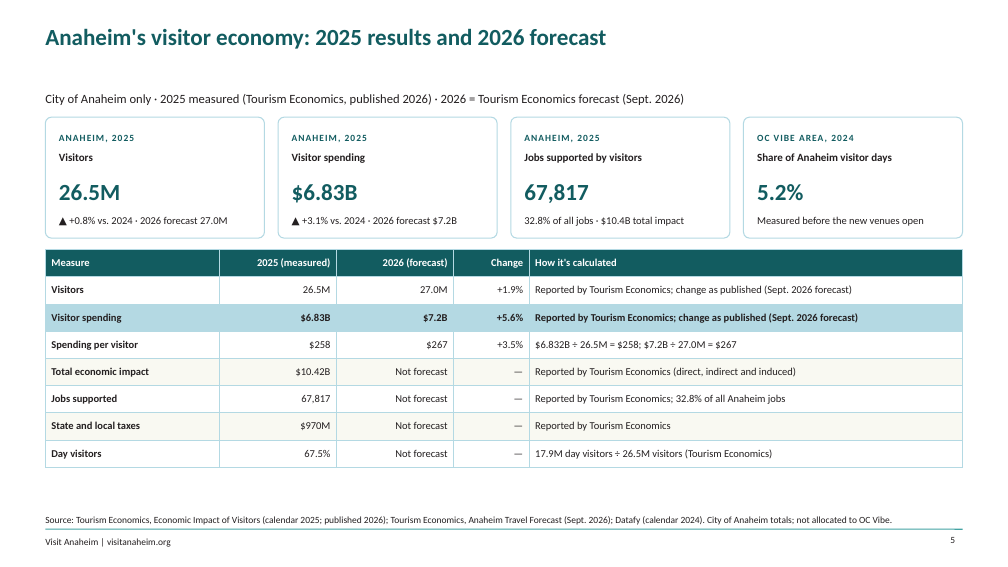
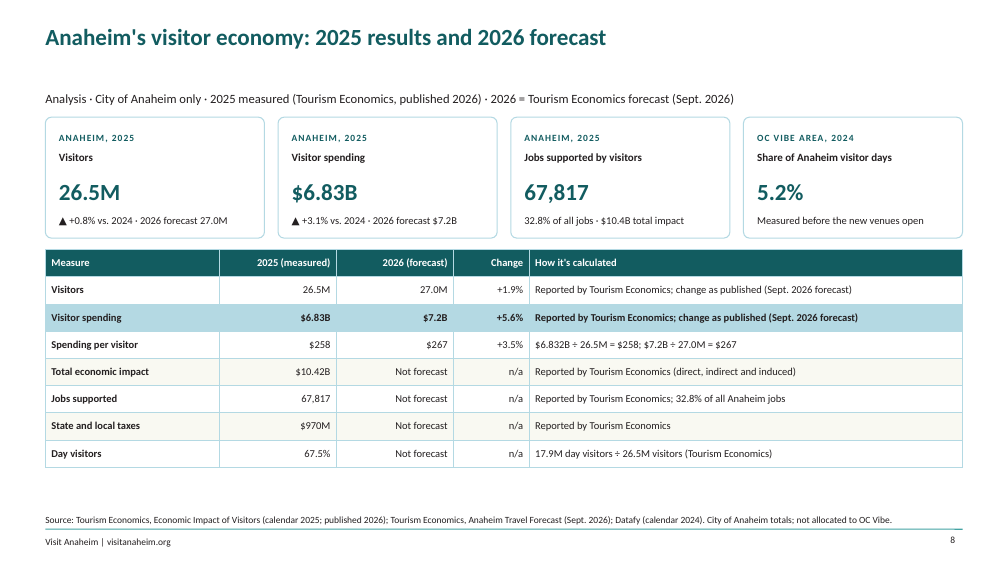
Before and after one commit to bi-visitanaheim/oc-vibe-insights, a slide deck: slide 8 of pipeline/OC_Vibe_Insights.pptx (slide 5 before the commit). Drawn at 1008x567 pixels with LibreOffice and Linux fonts; fonts in the diff are those of the drawing; background and template pictures are left out. Boxes give left, top, right and bottom in pixels: in the first picture for what was removed or moved away, otherwise in the second. Text is boxed around its words. In the diff, an @@ line names an element or a change of style, - is before the commit and + after.

```diff
--- a/pipeline/OC_Vibe_Insights.pptx
+++ b/pipeline/OC_Vibe_Insights.pptx
@@ text at (45,94,734,105): text changed @@
-City of Anaheim only · 2025 measured (Tourism Economics, published 2026) · 2026 = Tourism Economics forecast (Sept. 2026)
+Analysis · City of Anaheim only · 2025 measured (Tourism Economics, published 2026) · 2026 = Tourism Economics forecast (Sept. 2026)
@@ table at (45,250,963,463) @@
-row 5, column 4: —
+row 5, column 4: n/a
-row 6, column 4: —
+row 6, column 4: n/a
-row 7, column 4: —
+row 7, column 4: n/a
-row 8, column 4: —
+row 8, column 4: n/a
@@ page number at (950,536,955,543): text changed @@
-5
+8
```
Also in this commit, not shown: 54 other slides changed, 18 slides added, 3 slides removed, 20 other files.
